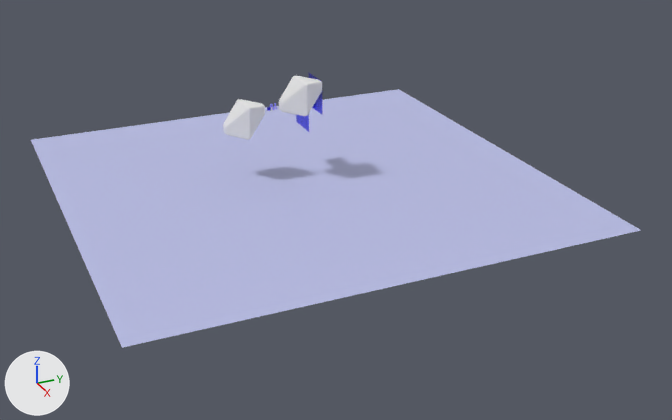
The glTF model public/banner_box.glb as it was, and as the next commit left it.
The view is the same before and after, from a camera (50 mm lens) standing at (47.9, -19.3, 16.3) and looking at (2.6, 1.1, -6.3). The axes (+X, +Y, +Z) are drawn at lower left. The lights are the same throughout. Where no turn or scale is listed for an object, it has been applied to the vertices.

In view in the first picture: '主元素', '主元素.001', '容器', '容器.001', '平面'.
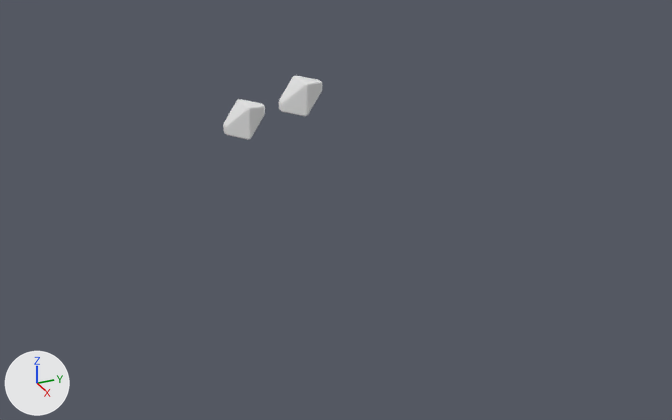
Where the change shows, as pixel boxes (x1, y1, x2, y2) in the pictures (672 x 420 px):
'平面', deleted (blue): before (31, 89, 641, 348)
'主元素.001', deleted: before (296, 114, 309, 132)
'主元素', deleted: before (309, 73, 322, 114)

The change in detail:
Object '平面' (ob_平面) is deleted.
Object '主元素' (ob_主元素) is deleted.
Object '主元素.001' (ob_主元素_001) is deleted.
